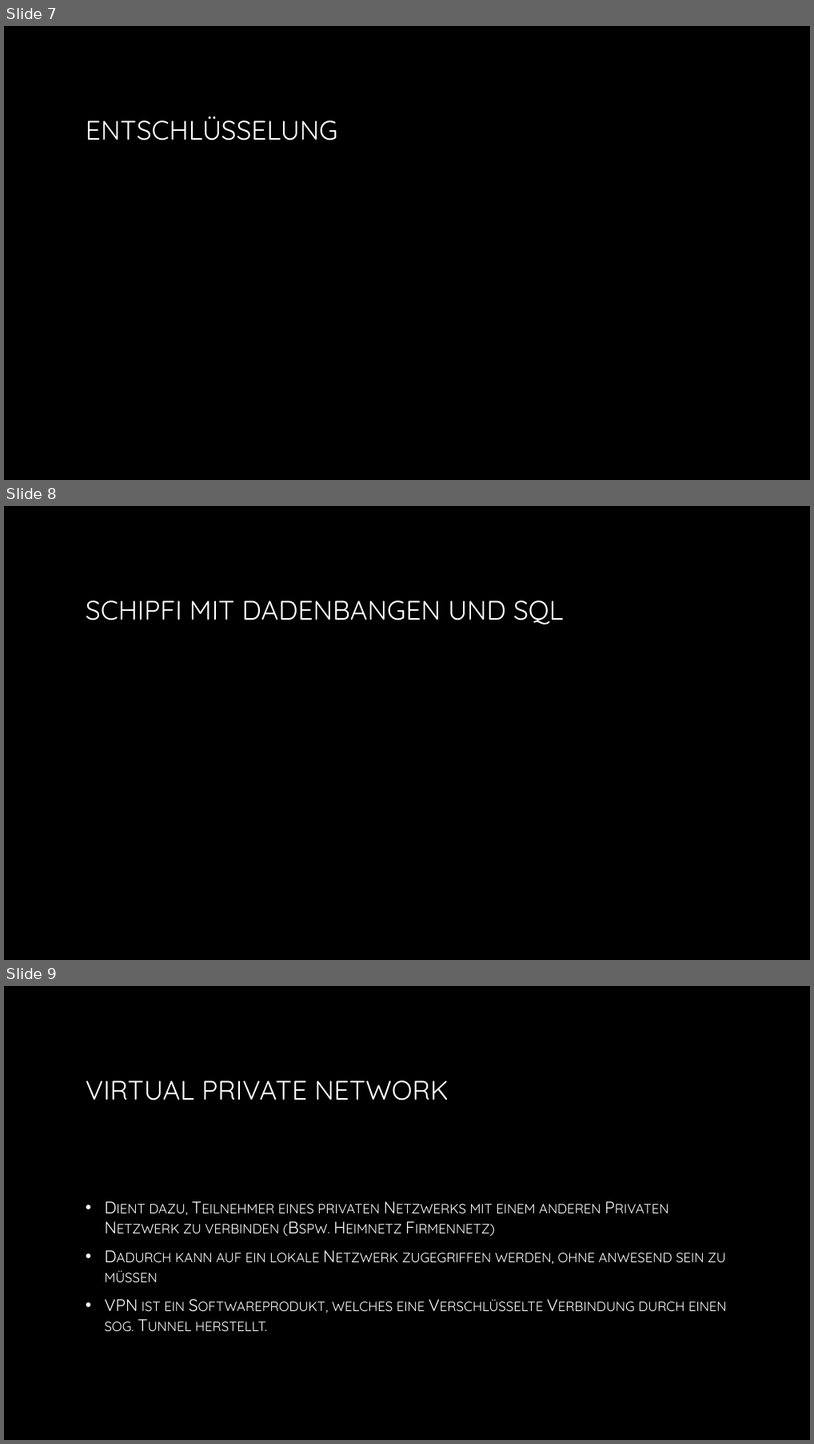
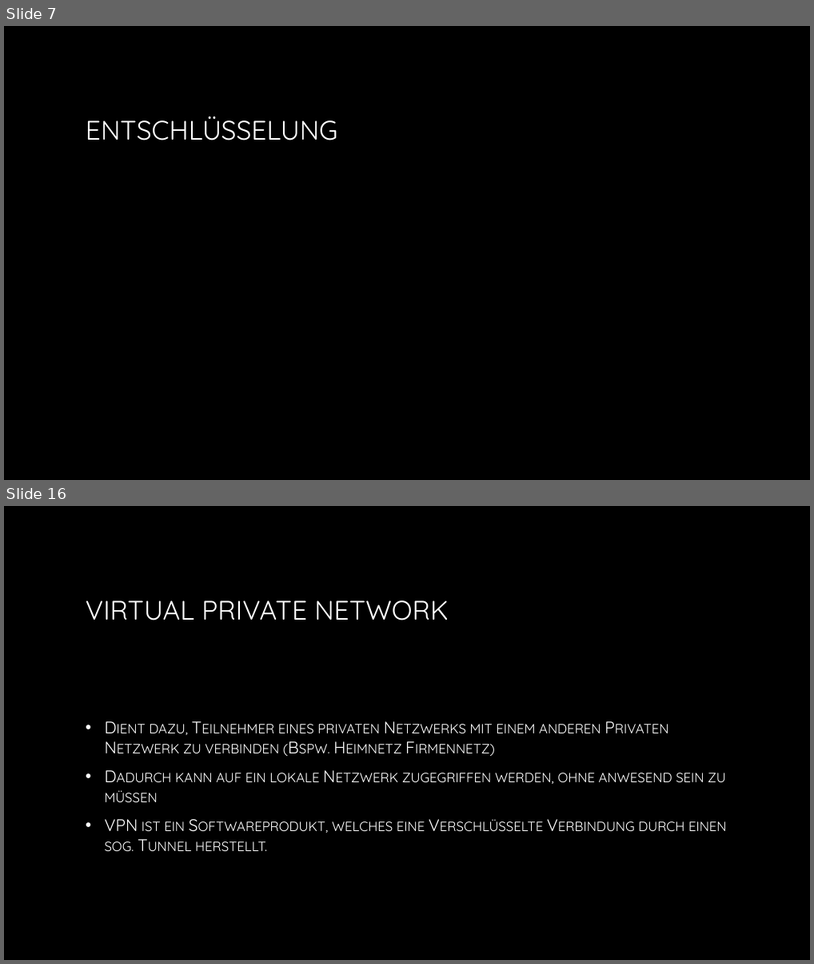
Before and after one commit to bastscho/CTME_referat, a slide deck: Dokumente/Referat/Präsentation.pptx. Shown one above the other, each under a label of ours: slides 7, 8 and 9 before the commit, slides 7 and 16 after it; the slides between them are not shown. The pictures are 814x1444 and 814x964 pixels, drawn with LibreOffice and Linux fonts; fonts in the diff are those of the drawing; grey boxes stand for pictures; background and template pictures are left out. Boxes give left, top, right and bottom in pixels: in the first picture for what was removed or moved away, otherwise in the second. Text is boxed around its words. In the diff, an @@ line names an element or a change of style, - is before the commit and + after.

```diff
--- a/Dokumente/Referat/Präsentation.pptx
+++ b/Dokumente/Referat/Präsentation.pptx
@@ slide 8 removed at <box>4,506,810,960</box>, background picture (left out) @@
@@ title removed at <box>86,600,564,624</box> @@
-SCHIPFI MIT DADENBANGEN UND SQL
@@ what was slide 9 is now slide 16 @@
```
Also in this commit, not shown: 8 slides added, 1 other file.
